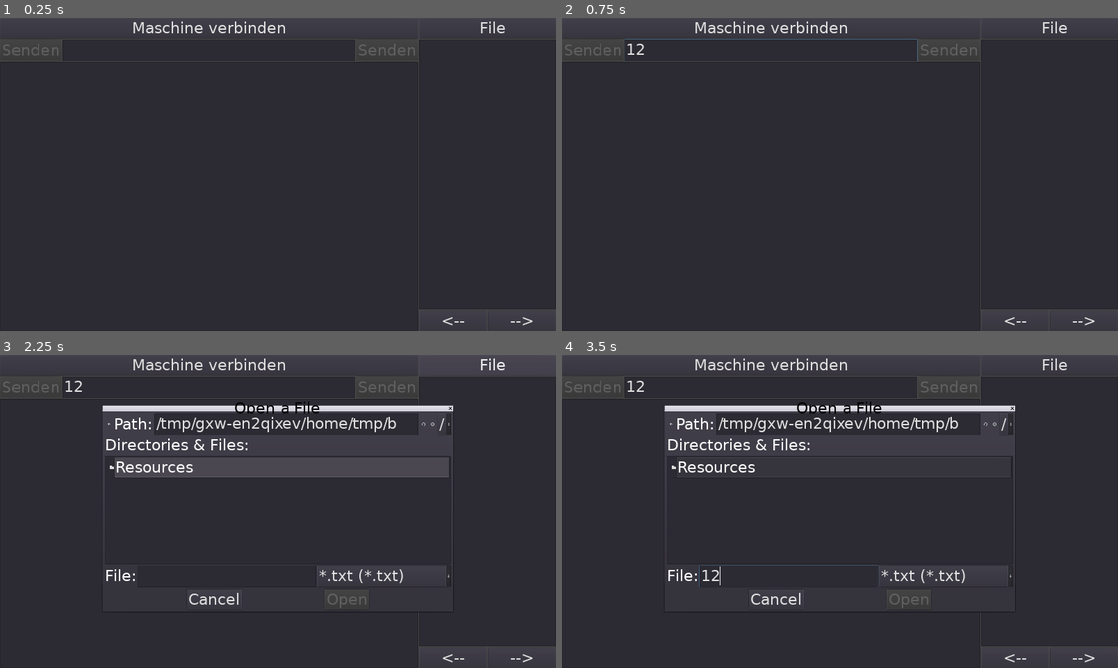
Above: before the commit, frames 1-4 (two rows, left to right).
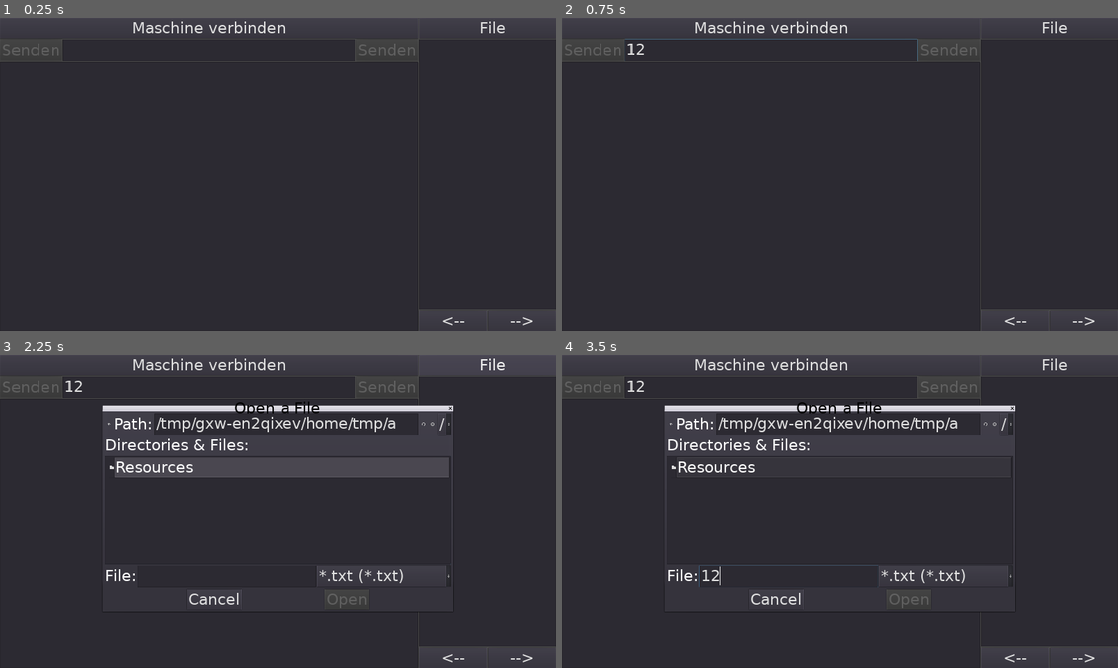
Above: after the commit, the same moments.

Repository: schwitin/BluetoothConsole
Game: Godot game, scene res://root.tscn
Two runs of this game, one before a commit and one after it. Both use one fixed random seed, a clock stepped at 60 frames per second and the inputs below.
Inputs (mouse positions are in pixels of both pictures, inside the frame that each line leads up to):
- Up to frame 1 (0.25 s): no input
- Up to frame 2 (0.75 s): click (773, 49) at 0.52 s; type "12" at 0.6 s
- Up to frame 3 (2.25 s): click "Maschine verbinden" at 1.25 s; click "File" at 2 s
- Up to frame 4 (3.5 s): click (789, 577) at 2.77 s; type "12" at 2.85 s

The runs differ from the first frame. In frame 2, less than 0.1% of the frame differs, in the area x 12-13%, y 8-12%; in frame 3, less than 0.1%, in the area x 12-72%, y 8-24%; in frame 4, less than 0.1%.

Commit message:
Nachricht wirt partiell versandt. Trennzeichen ist ;

Diff:
--- a/root.gd
+++ b/root.gd
@@ -55,7 +55,11 @@
 func _on_Senden_pressed():
 	var text = lineEdit.get_text()
 	if global.bluetooth:
-		global.bluetooth.sendData("{" + text + "}")
+		var text_array = text.split(";", false, 0)
+		global.bluetooth.sendData("{")
+		for item in text_array:
+			global.bluetooth.sendData(item)
+		global.bluetooth.sendData("}")
 		lineEdit.set_text("")
 
 
--- a/root.tscn
+++ b/root.tscn
@@ -27,7 +27,6 @@
 text = "Maschine verbinden"
 
 [node name="HBoxContainer" type="HBoxContainer" parent="HBoxContainer/VBoxContainer"]
-editor/display_folded = true
 margin_top = 75.0
 margin_right = 1434.0
 margin_bottom = 150.0
Not shown, changed: export_presets.cfg
Not shown, changed: .gitignore
Not shown, added: Arduino/bluetooth_console_1/bluetooth_console_1.ino
Not shown, changed: BluetoothConsole.apk
